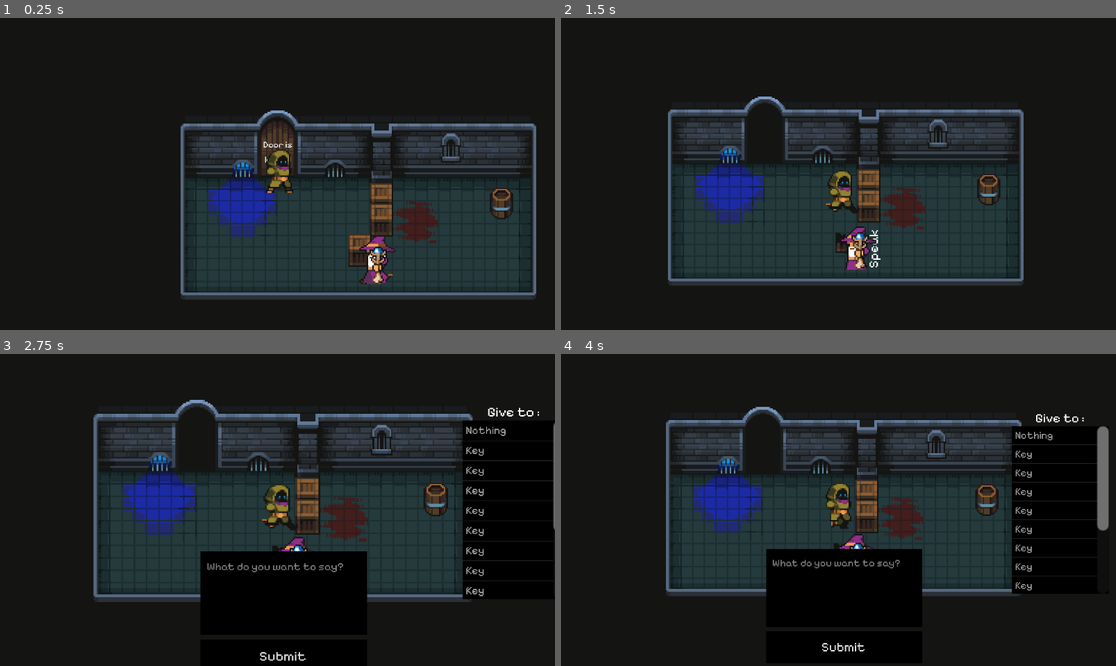
Above: before the commit, frames 1-4 (two rows, left to right).
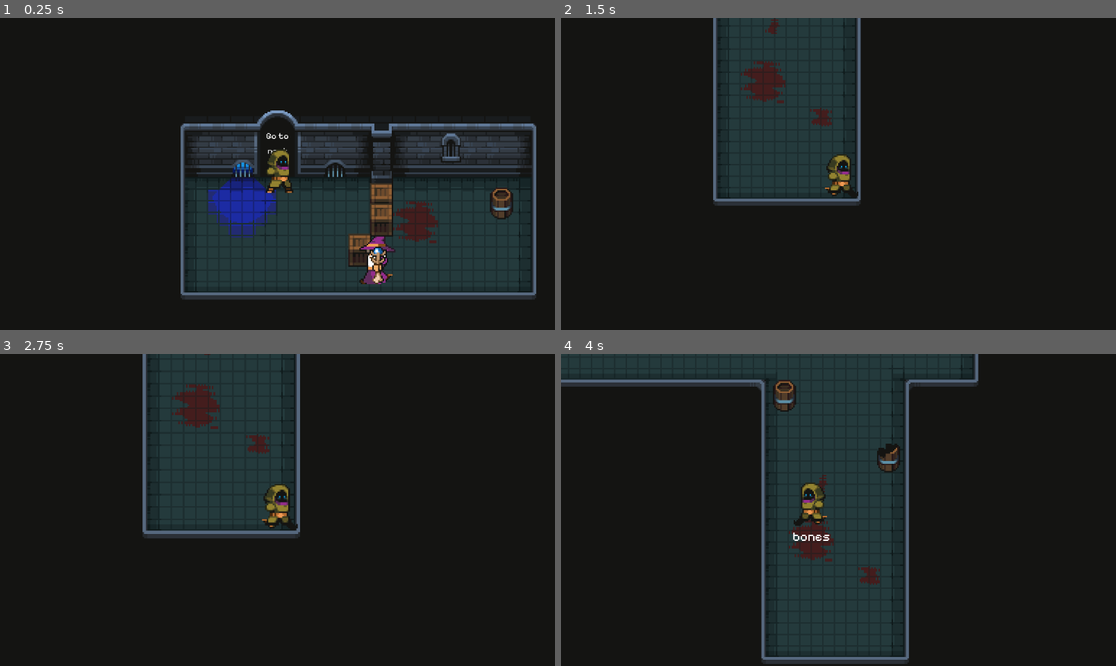
Above: after the commit, the same moments.

Repository: Sajeg/BreakOut
Game: Godot game, scene res://Scenes/Levels/level_3.5.tscn
Two runs of this game, one before a commit and one after it. Both use one fixed random seed, a clock stepped at 60 frames per second and the inputs below. This scene is started directly instead of the project's main scene.
Inputs (mouse positions are in pixels of both pictures, inside the frame that each line leads up to):
- Up to frame 1 (0.25 s): no input
- Up to frame 2 (1.5 s): move the mouse to (960, 158) at 0.52 s; hold D (right) 0.53-1.28 s; hold E (interact) 0.53-1.28 s; move the mouse to (727, 189) at 1.27 s; hold S (down) from 1.28 s (still down); tap E (interact) at 1.35 s
- Up to frame 3 (2.75 s): move the mouse to (333, 441) at 2.02 s; release S (down) at 2.03 s; hold D (right) from 2.03 s (still down); hold E (interact) from 2.03 s (still down); tap Mouse wheel up (zoom in) at 2.1 s
- Up to frame 4 (4 s): move the mouse to (810, 572) at 2.77 s; release D (right) at 2.78 s; release E (interact) at 2.78 s; hold W (up) 2.78-3.53 s; tap Mouse wheel down (zoom out) at 2.85 s; tap E (interact) at 3.05 s; move the mouse to (1005, 556) at 3.52 s; hold A (left) from 3.53 s (still down); hold E (interact) from 3.53 s (still down)

The runs differ from the first frame. In frame 1, 0.5% of the frame differs, in the area x 47-53%, y 33-51%; in frame 2, 35%; in frame 3, 31%; in frame 4, 42%, in the area x 0-99%, y 0-100%.

Commit message:
Added new animation

Diff:
--- a/Assets/theme_output.tres
+++ b/Assets/theme_output.tres
@@ -46,6 +46,7 @@
 ItemList/styles/hovered = SubResource("StyleBoxFlat_vhstj")
 ItemList/styles/panel = SubResource("StyleBoxFlat_08a5j")
 ItemList/styles/selected = SubResource("StyleBoxFlat_p1n2l")
+Label/colors/font_color = Color(1, 1, 1, 1)
 Label/styles/normal = SubResource("StyleBoxFlat_wxcqr")
 LineEdit/colors/caret_color = Color(1, 1, 1, 1)
 LineEdit/colors/clear_button_color = Color(1, 1, 1, 1)
--- a/Scenes/Levels/level_3.5.tscn
+++ b/Scenes/Levels/level_3.5.tscn
@@ -201,10 +201,99 @@
 "values": [-1.5708, 0.0]
 }
 
+[sub_resource type="Animation" id="Animation_5yssl"]
+resource_name = "destroy2"
+length = 1.3
+tracks/0/type = "value"
+tracks/0/imported = false
+tracks/0/enabled = true
+tracks/0/path = NodePath("Wizard:position")
+tracks/0/interp = 1
+tracks/0/loop_wrap = true
+tracks/0/keys = {
+"times": PackedFloat32Array(0, 0.4, 1),
+"transitions": PackedFloat32Array(1, 1, 1),
+"update": 0,
+"values": [Vector2(161, 154), Vector2(190, 153), Vector2(190, 119)]
+}
+tracks/1/type = "value"
+tracks/1/imported = false
+tracks/1/enabled = true
+tracks/1/path = NodePath("Wizard/Idle-sheet:visible")
+tracks/1/interp = 1
+tracks/1/loop_wrap = true
+tracks/1/keys = {
+"times": PackedFloat32Array(0, 1),
+"transitions": PackedFloat32Array(1, 1),
+"update": 1,
+"values": [false, true]
+}
+tracks/2/type = "value"
+tracks/2/imported = false
+tracks/2/enabled = true
+tracks/2/path = NodePath("Wizard/Run-sheet:visible")
+tracks/2/interp = 1
+tracks/2/loop_wrap = true
+tracks/2/keys = {
+"times": PackedFloat32Array(0, 1),
+"transitions": PackedFloat32Array(1, 1),
+"update": 1,
+"values": [true, false]
+}
+tracks/3/type = "value"
+tracks/3/imported = false
+tracks/3/enabled = true
+tracks/3/path = NodePath("Wizard/Run-sheet:frame")
+tracks/3/interp = 1
+tracks/3/loop_wrap = true
+tracks/3/keys = {
+"times": PackedFloat32Array(0, 0.1, 0.2, 0.3, 0.4, 0.5, 0.6, 0.7, 0.8, 0.9),
+"transitions": PackedFloat32Array(1, 1, 1, 1, 1, 1, 1, 1, 1, 1),
+"update": 1,
+"values": [1, 2, 3, 4, 5, 0, 1, 2, 3, 4]
+}
+tracks/4/type = "value"
+tracks/4/imported = false
+tracks/4/enabled = true
+tracks/4/path = NodePath("weapon:position")
+tracks/4/interp = 1
+tracks/4/loop_wrap = true
+tracks/4/keys = {
+"times": PackedFloat32Array(0, 0.4, 1, 1.1, 1.2, 1.3),
+"transitions": PackedFloat32Array(1, 1, 1, 1, 1, 1),
+"update": 0,
+"values": [Vector2(162, 143), Vector2(192, 143), Vector2(192, 109), Vector2(192, 109), Vector2(182, 109), Vector2(192, 109)]
+}
+tracks/5/type = "value"
+tracks/5/imported = false
+tracks/5/enabled = true
+tracks/5/path = NodePath("Wizard/Run-sheet:flip_h")
+tracks/5/interp = 1
+tracks/5/loop_wrap = true
+tracks/5/keys = {
+"times": PackedFloat32Array(0, 0.4),
+"transitions": PackedFloat32Array(1, 1),
+"update": 1,
+"values": [false, true]
+}
+tracks/6/type = "value"
+tracks/6/imported = false
+tracks/6/enabled = true
+tracks/6/path = NodePath("weapon:rotation")
+tracks/6/interp = 1
+tracks/6/loop_wrap = true
+tracks/6/keys = {
+"times": PackedFloat32Array(1, 1.1),
+"transitions": PackedFloat32Array(1, 1),
+"update": 0,
+"values": [0.0, -1.5708]
+}
+
 [sub_resource type="AnimationLibrary" id="AnimationLibrary_x4tj5"]
 _data = {
 "RESET": SubResource("Animation_hwxs6"),
 "destroy1": SubResource("Animation_43xls"),
+"destroy2": SubResource("Animation_5yssl"),
 "rotate_back": SubResource("Animation_x7kl2")
 }
 
@@ -231,6 +320,8 @@
 
 [node name="Door" parent="." instance=ExtResource("4_xo0mw")]
 position = Vector2(96, 56)
+next_scene = "res://Scenes/Levels/level_3.tscn"
+locked = false
 
 [node name="Barrel" parent="." instance=ExtResource("3_min2e")]
 position = Vector2(251, 98)
@@ -253,6 +344,12 @@
 flip_h = true
 frame = 1
 
+[node name="AIManager" parent="Wizard" index="5" node_paths=PackedStringArray("player")]
+npc_name = "Burnio"
+character = "You are in desperate name for something that is flamable like paper. That's why you just destryoed a crate. If I ask you to trade you can offer to destroy the crate. If I accept the offer then please give me the item destroy_crate. And you must get first the flamable thing else you won't destroy the crate."
+inventory = ["destroy_crate"]
+player = NodePath("../../Player")
+
 [node name="weapon" parent="." instance=ExtResource("7_ddejx")]
 position = Vector2(179, 144)
 
@@ -265,6 +362,7 @@
 "": SubResource("AnimationLibrary_x4tj5")
 }
 
+[connection signal="new_response" from="Wizard/AIManager" to="Player" method="_on_ai_manager_new_response"]
 [connection signal="animation_finished" from="AnimationPlayer" to="." method="_on_animation_player_animation_finished"]
 
 [editable path="Wizard"]
--- a/Scenes/player.tscn
+++ b/Scenes/player.tscn
@@ -231,7 +231,6 @@
 [node name="Camera2D" type="Camera2D" parent="."]
 position = Vector2(-1, -13)
 zoom = Vector2(3, 3)
-position_smoothing_enabled = true
 
 [node name="tooltip" type="Label" parent="."]
 visible = false
@@ -358,17 +357,12 @@
 
 [node name="Output" type="Label" parent="."]
 visible = false
-clip_contents = true
-offset_right = 100.0
-offset_bottom = 7.3
-size_flags_horizontal = 2
-size_flags_vertical = 10
+offset_right = 110.0
+offset_bottom = 14.0
 theme = ExtResource("6_qraek")
-theme_override_font_sizes/font_size = 6
 horizontal_alignment = 2
 vertical_alignment = 2
 autowrap_mode = 3
-text_overrun_behavior = 1
 
 [connection signal="area_entered" from="Player" to="." method="_on_area_2d_area_entered"]
 [connection signal="area_exited" from="Player" to="." method="_on_area_2d_area_exited"]
--- a/Scripts/Player.gd
+++ b/Scripts/Player.gd
@@ -22,6 +22,7 @@
 		if pos.level == level:
 			global_position = pos.pos
 			vars.last_position.erase(pos)
+	$Camera2D.position_smoothing_enabled = true
 
 func _physics_process(delta):
 	process_input(delta)
@@ -100,6 +101,19 @@
 func add_to_inventory(item):
 	if item == "spikes_down":
 		get_parent().get_node("./AnimationPlayer").play("flip")
+		ai_node.get_parent().get_node("./Label").visible = true
+		$Player/Output.visible = false
+		$SpeakUI.visible = false
+		$SpeakUI/Name.text = "Give to " + ai_node.npc_name + ":"
+		is_speaking = false
+		return
+	elif item == "destroy_crate":
+		get_parent().get_node("./AnimationPlayer").play("destroy2")
+		ai_node.get_parent().get_node("./Label").visible = true
+		$Output.visible = false
+		$SpeakUI.visible = false
+		$SpeakUI/Name.text = "Give to " + ai_node.npc_name + ":"
+		is_speaking = false
 		return
 	vars.inventory.append(item)
 	$InventoryNotification.text = item
@@ -153,9 +167,9 @@
 
 
 func _on_ai_manager_new_response(text:String, _friendship:int, _inventory:Array):
+	display_text(text)
 	update_inventory_list()
 	$SpeakUI.request_ongoing = false
-	display_text(text)
 
 
 
--- a/Scripts/ai_manager.gd
+++ b/Scripts/ai_manager.gd
@@ -86,14 +86,14 @@
 		inventory = model_string["inventory"]
 		var model_message_object = load("res://Scripts/history_part.gd").new(model_message, "model")
 		history.append(model_message_object)
-		get_parent().get_node("./Output").text = model_message
 		print("|" + model_message + "|")
+		emit_signal("new_response", model_message, friendship, inventory)
 		for save in vars.wizard_history:
 			if save.id == get_parent().id:
 				vars.wizard_history.erase(save)
 		var obj = load("res://Scripts/wizard_history.gd").new(get_parent().id, history)
 		vars.wizard_history.append(obj)
-		emit_signal("new_response", model_message, friendship, inventory)
+
 	else:
 		print("ERROR: " + body.get_string_from_utf8())
 
--- a/Scripts/level_3.5.gd
+++ b/Scripts/level_3.5.gd
@@ -8,3 +8,7 @@
 	if anim_name == "destroy1":
 		$crate3.destroy()
 		$AnimationPlayer.play("rotate_back")
+	elif anim_name == "destroy2":
+		$crate2.destroy()
+		$AnimationPlayer.play("rotate_back")
+		$Player.display_text($Player/Output.text)
Not shown: 1 places in Scenes/Levels/level_3.5.tscn that only renumber resources
